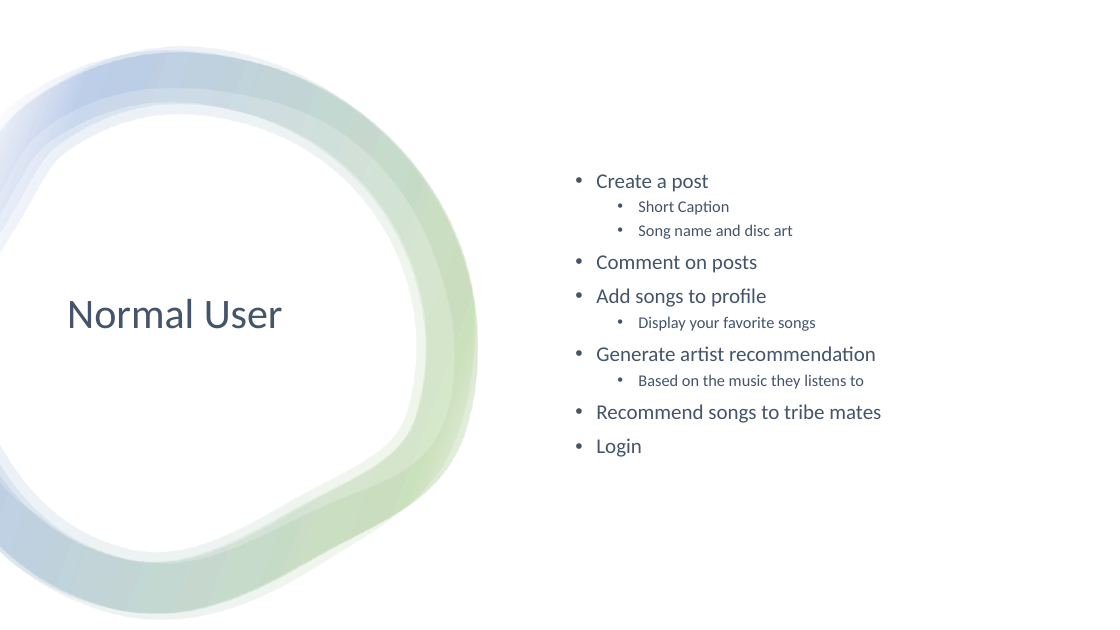
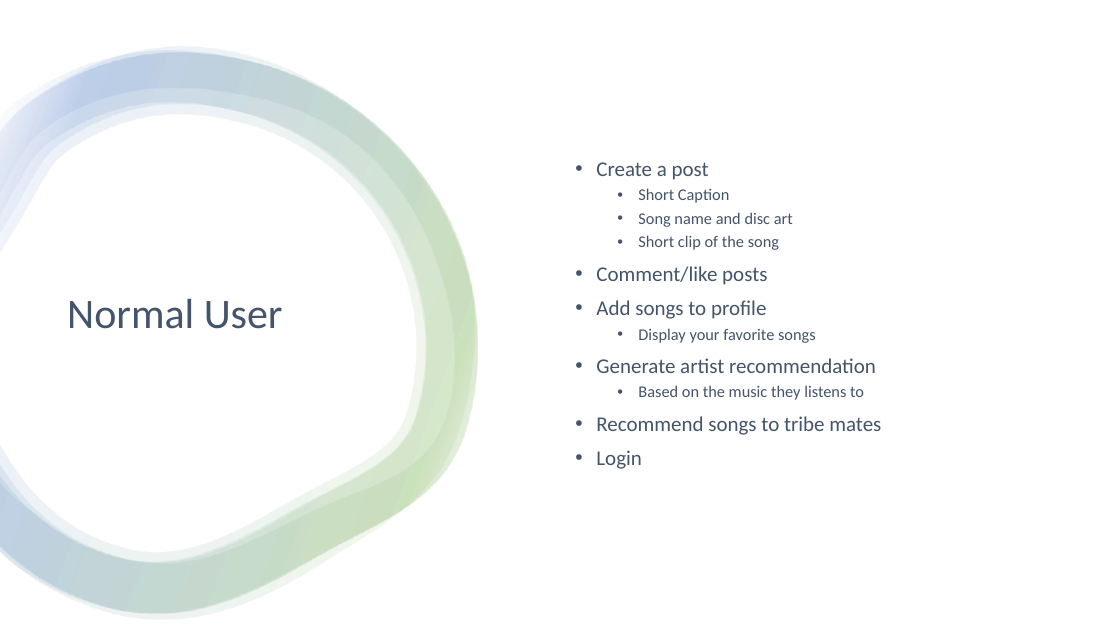
Before and after one commit to etgalang/TuneTribe, a slide deck: slide 5 of TuneTribe.pptx. Drawn at 1120x630 pixels with LibreOffice and Linux fonts; fonts in the diff are those of the drawing. Boxes give left, top, right and bottom in pixels: in the first picture for what was removed or moved away, otherwise in the second. Text is boxed around its words. In the diff, an @@ line names an element or a change of style, - is before the commit and + after.

Commit message:
pp update

```diff
--- a/TuneTribe.pptx
+++ b/TuneTribe.pptx
@@ text at (596,235,779,285): text changed; size 18 to 14 pt @@
-• Comment on posts
+  • Short clip of the song
+• Comment/like posts
```
